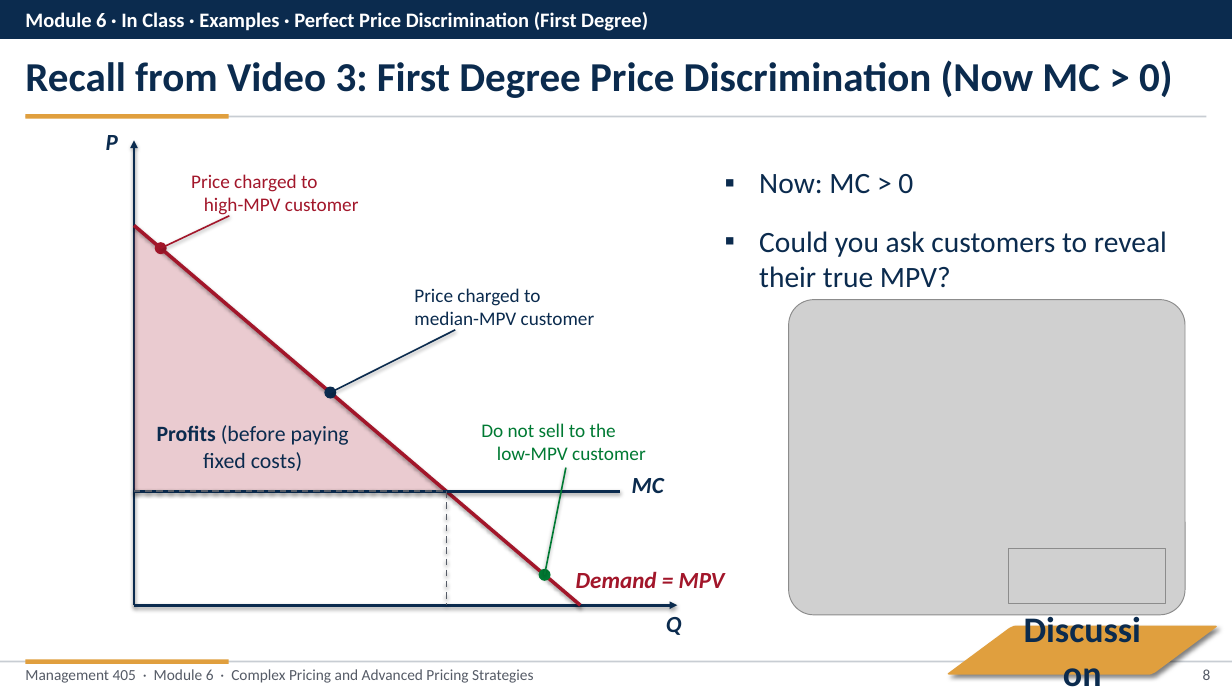
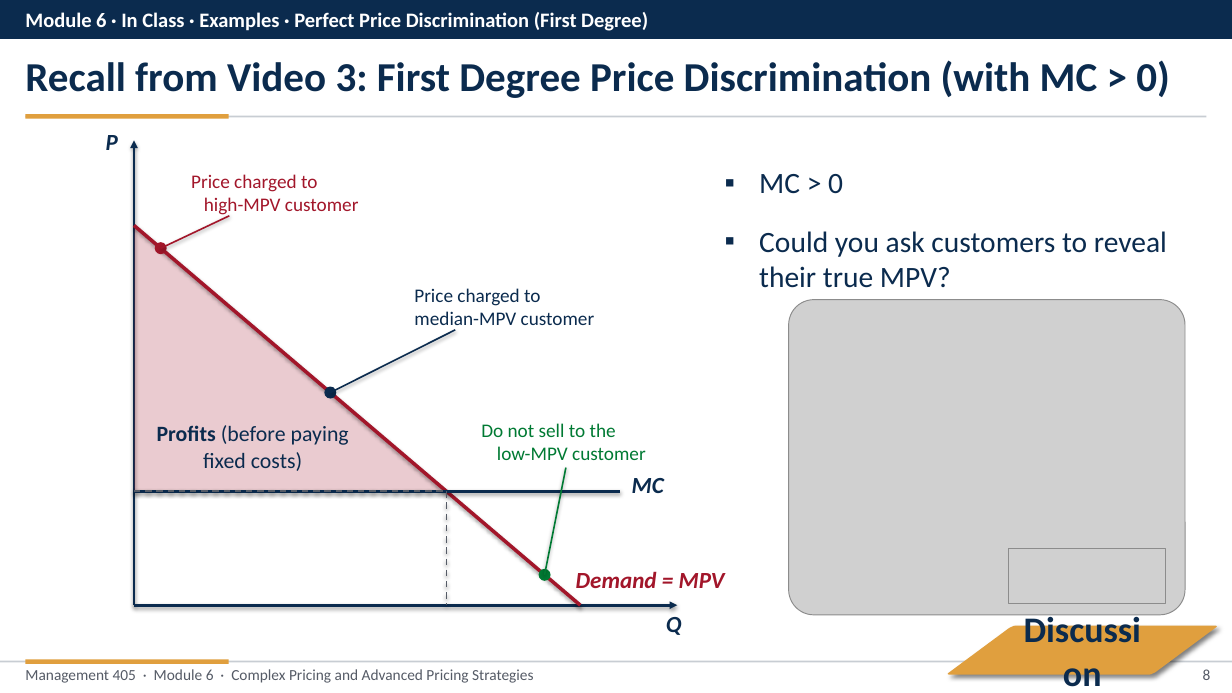
Before and after one commit to nvoigtla/MGMT-405-FEMBA, a slide deck: slide 8 of inclass/Module-6-In-Class-FEMBA-Slides.pptx. Drawn at 1232x693 pixels with LibreOffice and Linux fonts; fonts in the diff are those of the drawing; grey boxes stand for pictures. Boxes give left, top, right and bottom in pixels: in the first picture for what was removed or moved away, otherwise in the second. Text is boxed around its words. In the diff, an @@ line names an element or a change of style, - is before the commit and + after.

```diff
--- a/inclass/Module-6-In-Class-FEMBA-Slides.pptx
+++ b/inclass/Module-6-In-Class-FEMBA-Slides.pptx
@@ text at box(25, 60, 1170, 98): text changed @@
-Recall from Video 3: First Degree Price Discrimination (Now MC > 0)
+Recall from Video 3: First Degree Price Discrimination (with MC > 0)
@@ text at box(759, 174, 843, 194): text changed @@
-▪ Now: MC > 0
+▪ MC > 0
```
Also in this commit, not shown: 5 other slides changed, 41 other files.
